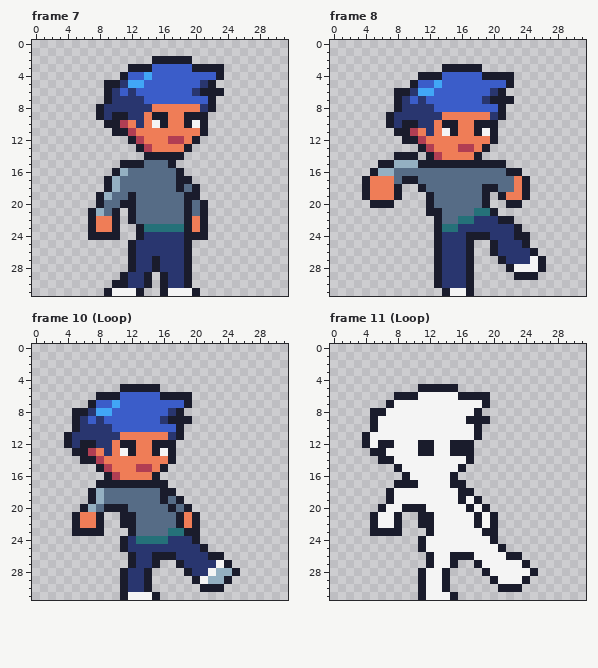
Pixel-art file: Assets/Player/Player.ase. The picture above was drawn from the file before the commit.
32x32 pixels, 11 frames. Shown: frame 7, frame 8, frame 10 (Loop), frame 11 (Loop). The commit also changed other frames, which this record leaves out.
Now the later version:
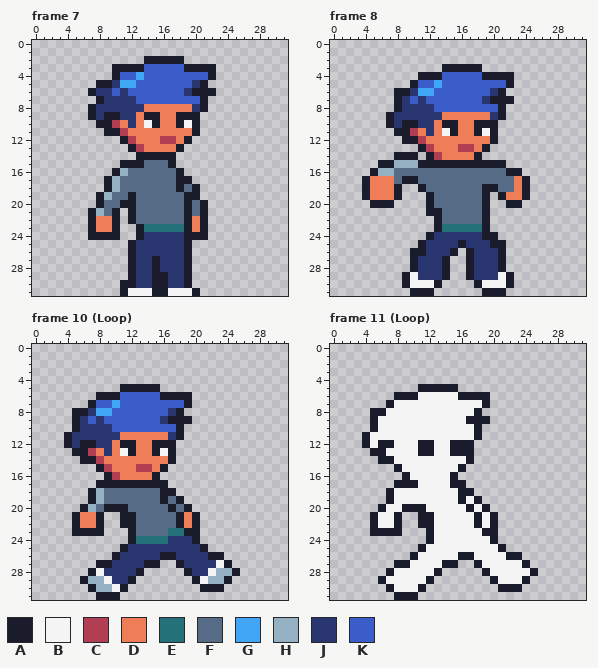
Palette (. is transparent): A #1a1c2c  B #f4f4f4  C #b13e53  D #ef7d57  E #257179  F #566c86  G #41a6f6  H #94b0c2  J #29366f  K #3b5dc9
The exact change:
Changed rows in their new state; - is an unchanged pixel.
Frame 7, layers "Head", "Trousers":
first column x 7:
 2 -------A----.----
 3 ---AA--K----A---.
 4 ---AK-GK-------A.
 5 -A-JG-K------JA.-
 6 AJJKJK------JA--.
 7 -AJ---K-------A.-
 8 AJ-----D-----JA.-
 9 AJA-J-DA-D-A--.--
10 -A-CDJDBAD-ABA.--
11 --A-CD-------A.--
12 ----ACD--C-DA.---
13 -----ACD---A.----
14 ------A----.-----
first column x 9:
29 --.A-JA
30 -.-A-JA
31 ..A-BBA
Frame 8, layers "body", "Trousers":
first column x 9:
21 ---------FA.------
22 -------FFFA...----
23 -------EEEA....---
24 ---AJ---JJ-A....--
25 --AJJ--AJJJ-A...--
26 -AAJJ-A.-JJJA....-
27 -AJJJA..-JJJ-.....
28 -AJJJA..-JJJA.....
29 ABJJJA..-JJJBA...-
30 ABBB-....ABBBA----
31 -AAA-....-AAA-----
Frame 10 (Loop), layer "Trousers":
first column x 6:
24 -----.A---
26 ----AJJ--J
27 --AAJJJ-A-
28 -ABJJJ-A.-
29 AHHBJJA..-
30 -AHHB-...-
31 --AAA.....
Frame 11 (Loop), layer "Trousers":
first column x 6:
24 -----.A---
26 ----ABB--B
27 --AABBB-A-
28 -ABBBB-A.-
29 ABBBBBA..-
30 -ABBB-...-
31 --AAA.....
Where, in picture pixels (left, top, right, bottom), the same in both pictures:
changed: (88, 56, 224, 160)
changed: (104, 272, 160, 296)
changed: (402, 208, 546, 296)
changed: (80, 536, 160, 600)
changed: (378, 536, 458, 600)
